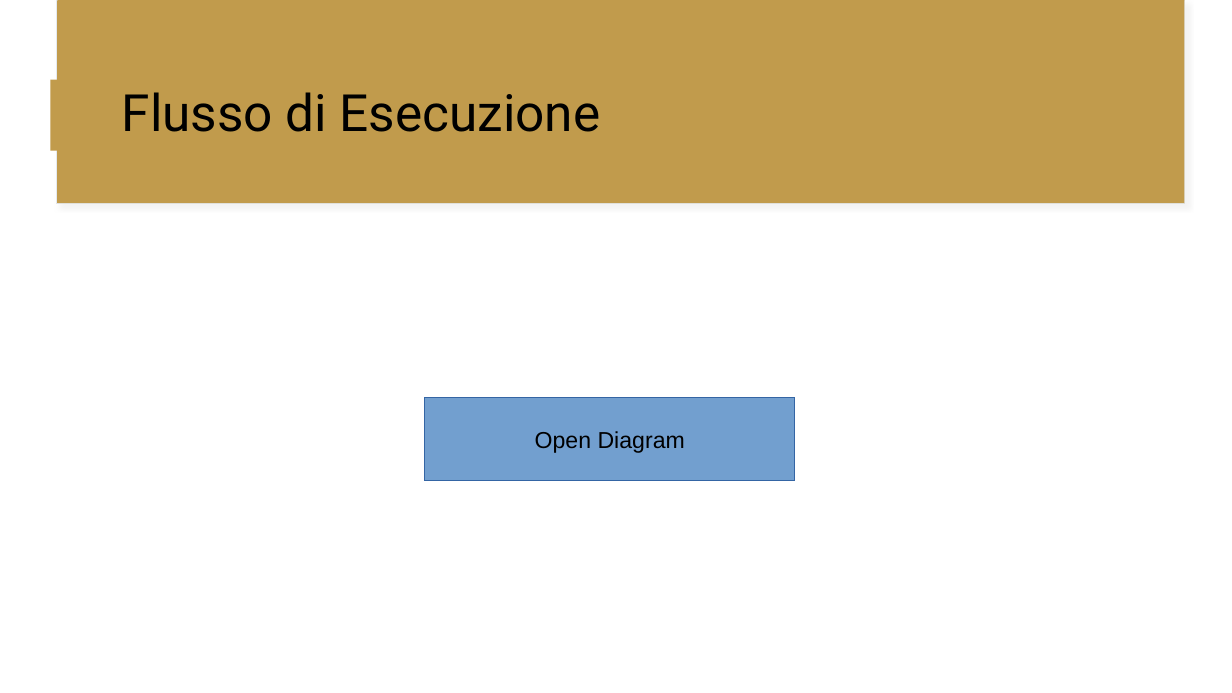
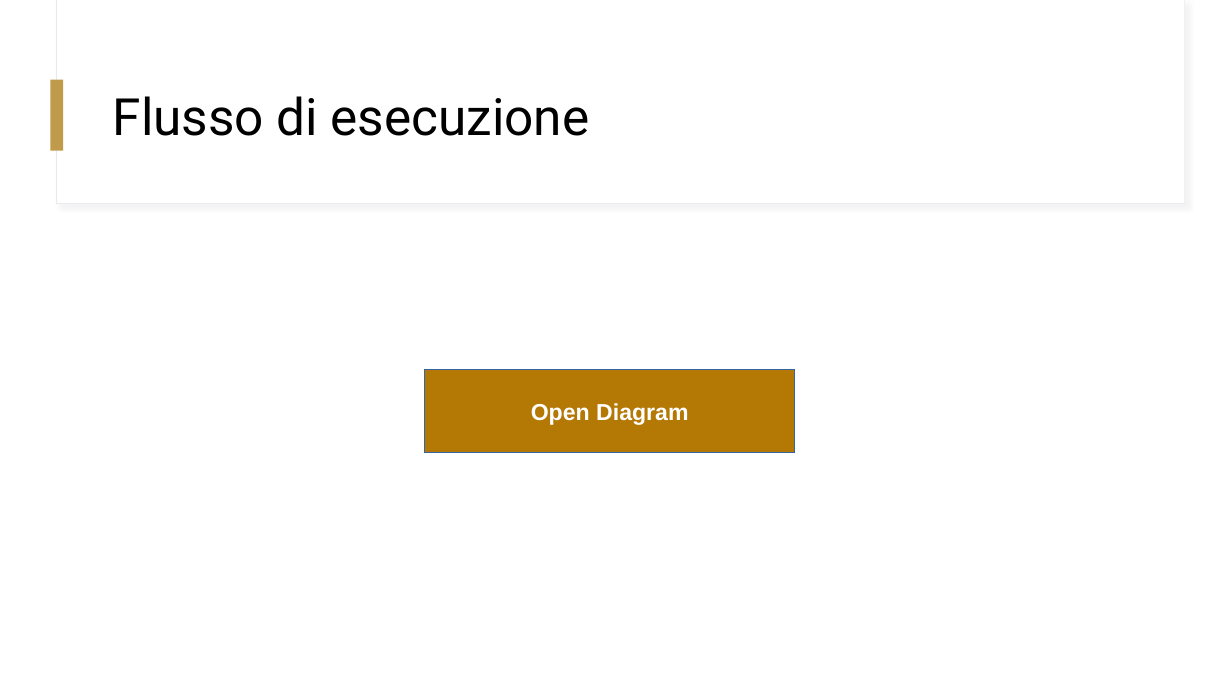
Before and after one commit to GiorgioBelli/npJohn, a slide deck: slide 8 of docs/NPJohn.pptx (slide 10 before the commit). Drawn at 1232x693 pixels with LibreOffice and Linux fonts; fonts in the diff are those of the drawing. Boxes give left, top, right and bottom in pixels: in the first picture for what was removed or moved away, otherwise in the second. Text is boxed around its words. In the diff, an @@ line names an element or a change of style, - is before the commit and + after.

```diff
--- a/docs/NPJohn.pptx
+++ b/docs/NPJohn.pptx
@@ rectangle at [56,0,1185,204]: fill #C19B4C to #FFFFFF @@
@@ rectangle at [57,0,1185,203]: fill #C19B4C to #FFFFFF @@
@@ text at [113,96,590,136]: text changed @@
-Flusso di Esecuzione
+Flusso di esecuzione
@@ rectangle "Open Diagram": place and size @@
-rectangle "Open Diagram" at [425,397,795,481]
+rectangle "Open Diagram" at [425,370,795,453]
@@ rectangle "Open Diagram" at [425,370,795,453]: text colour #000000 to #FFFFFF, bold on; fill #729FCF to #B47804 @@
```
Also in this commit, not shown: 6 other slides changed, 1 slide added, 3 slides removed, 2 other files.
